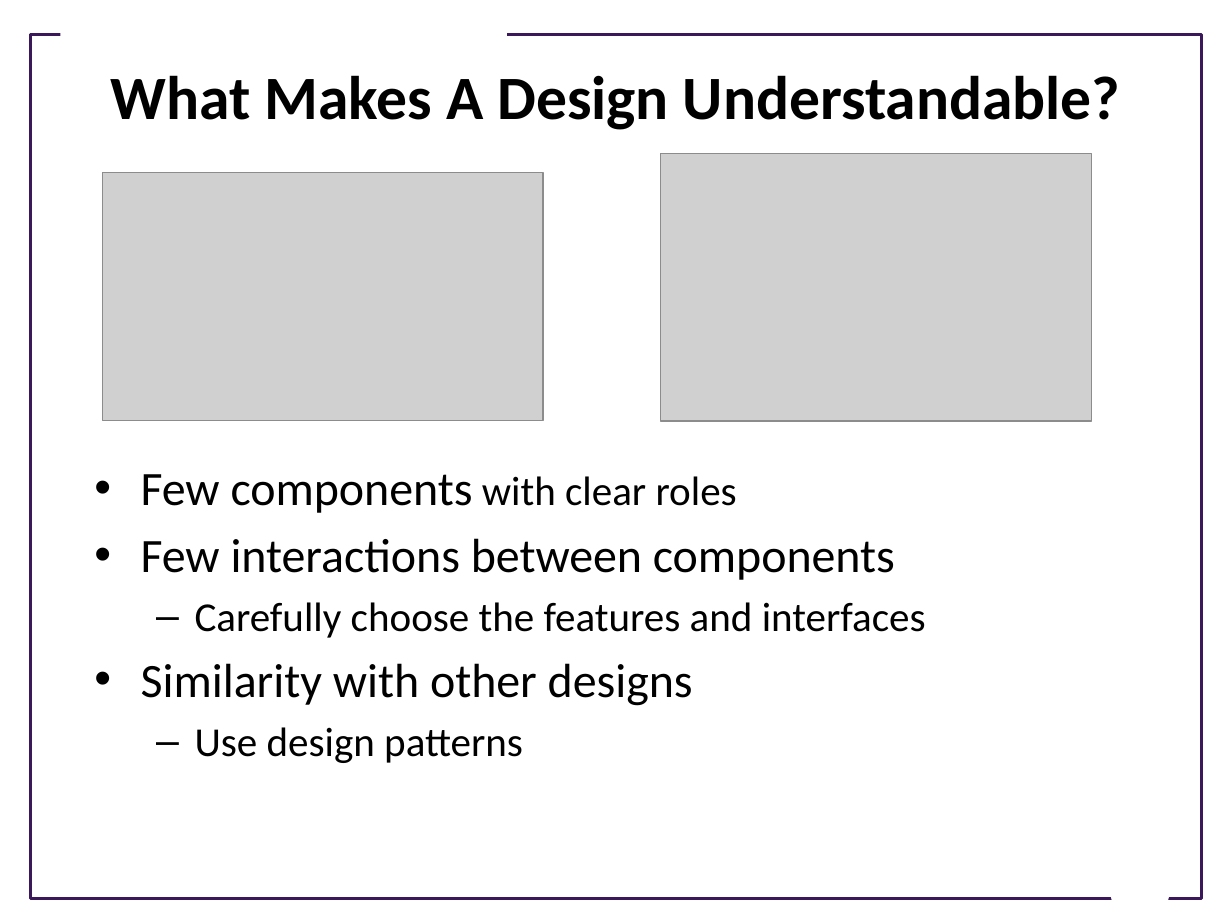
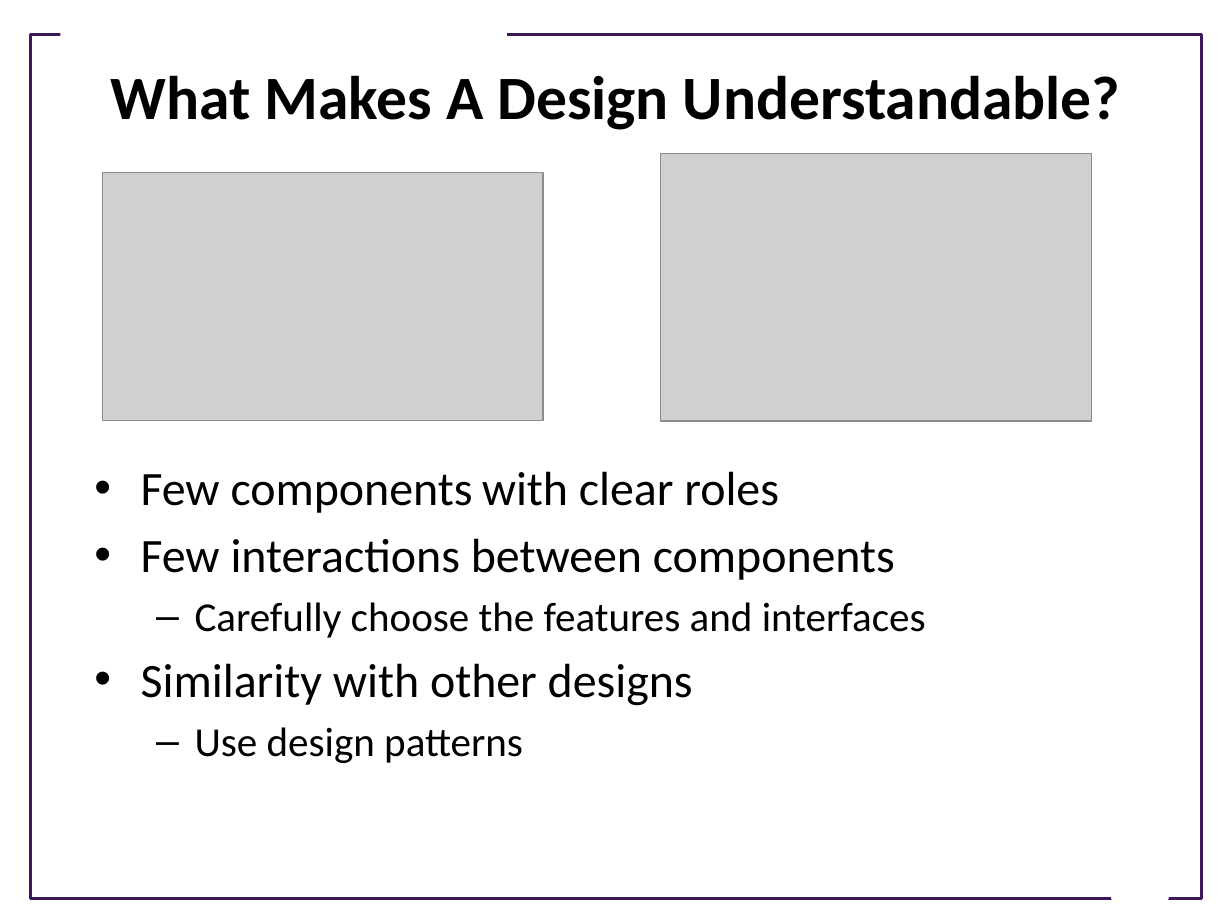
Before and after one commit to UWDIRECT/UWDIRECT.github.io, a slide deck: slide 4 of Wi21_content/SEDS/L10.Software_Design.pptx (slide 3 before the commit). Drawn at 1232x924 pixels with LibreOffice and Linux fonts; fonts in the diff are those of the drawing; grey boxes stand for pictures; background and template pictures are left out. Boxes give left, top, right and bottom in pixels: in the first picture for what was removed or moved away, otherwise in the second. Text is boxed around its words. In the diff, an @@ line names an element or a change of style, - is before the commit and + after.

```diff
--- a/Wi21_content/SEDS/L10.Software_Design.pptx
+++ b/Wi21_content/SEDS/L10.Software_Design.pptx
@@ text at [141, 471, 779, 513]: size 24 to 28 pt in "with clear roles" @@
```
Also in this commit, not shown: 5 other slides changed, 16 slides added, 1 slide removed.
